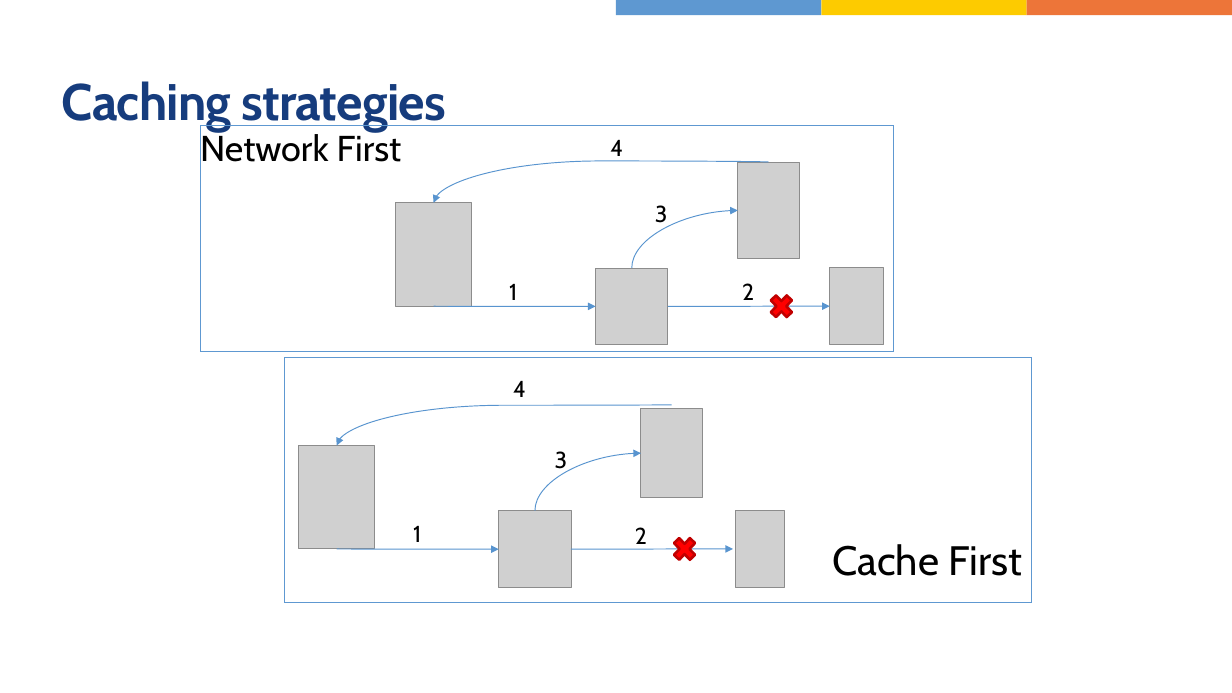
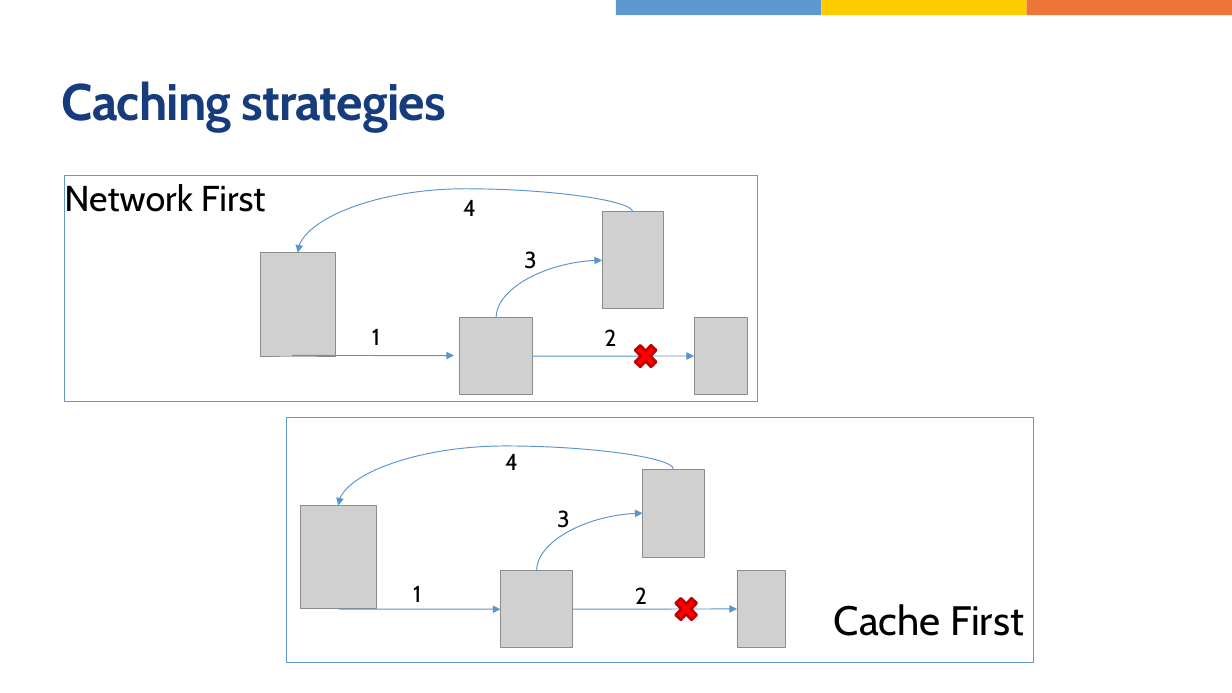
Before and after one commit to jasho/wug-blazor-pwa, a slide deck: slide 10 of WUG-Blazor-PWA.pptx (slide 15 before the commit). Drawn at 1232x693 pixels with LibreOffice and Linux fonts; fonts in the diff are those of the drawing; grey boxes stand for pictures. Boxes give left, top, right and bottom in pixels: in the first picture for what was removed or moved away, otherwise in the second. Text is boxed around its words. In the diff, an @@ line names an element or a change of style, - is before the commit and + after.

```diff
--- a/WUG-Blazor-PWA.pptx
+++ b/WUG-Blazor-PWA.pptx
@@ curved arrow moved from (769, 162) - (433, 202) to (633, 212) - (298, 252) @@
@@ text "4" rewrapped from <box>610,140,623,162</box> to <box>463,200,476,216</box> @@
@@ 4 pictures, 2 curved arrows, 1 text, 1 cross: place and size @@
-4 pictures, 2 curved arrows, 1 text, 1 cross at <box>201,126,894,352</box>
+4 pictures, 2 curved arrows, 1 text, 1 cross at <box>65,176,758,402</box>
@@ text "3": place and size @@
-text "3" at <box>655,205,668,228</box>
+text "3" at <box>524,251,537,275</box>
@@ text "1": place and size @@
-text "1" at <box>509,284,517,300</box>
+text "1" at <box>372,329,380,345</box>
@@ text "2" rewrapped from <box>742,283,754,307</box> to <box>604,329,616,346</box> @@
@@ curved arrow moved from (433, 306) - (596, 307) to (292, 356) - (454, 356) @@
@@ curved arrow moved from (672, 405) - (336, 445) to (674, 470) - (338, 506) @@
@@ text "4": place and size @@
-text "4" at <box>513,381,526,397</box>
+text "4" at <box>505,454,518,470</box>
@@ text "3": place and size @@
-text "3" at <box>555,451,568,475</box>
+text "3" at <box>557,510,570,533</box>
@@ 4 pictures, 3 curved arrows, 2 texts, 1 rectangle, 1 cross: place and size @@
-4 pictures, 3 curved arrows, 2 texts, 1 rectangle, 1 cross at <box>285,358,1031,603</box>
+4 pictures, 3 curved arrows, 2 texts, 1 rectangle, 1 cross at <box>287,418,1033,663</box>
```
Also in this commit, not shown: 2 other slides changed, 12 slides added, 2 slides removed, 4 other files.
